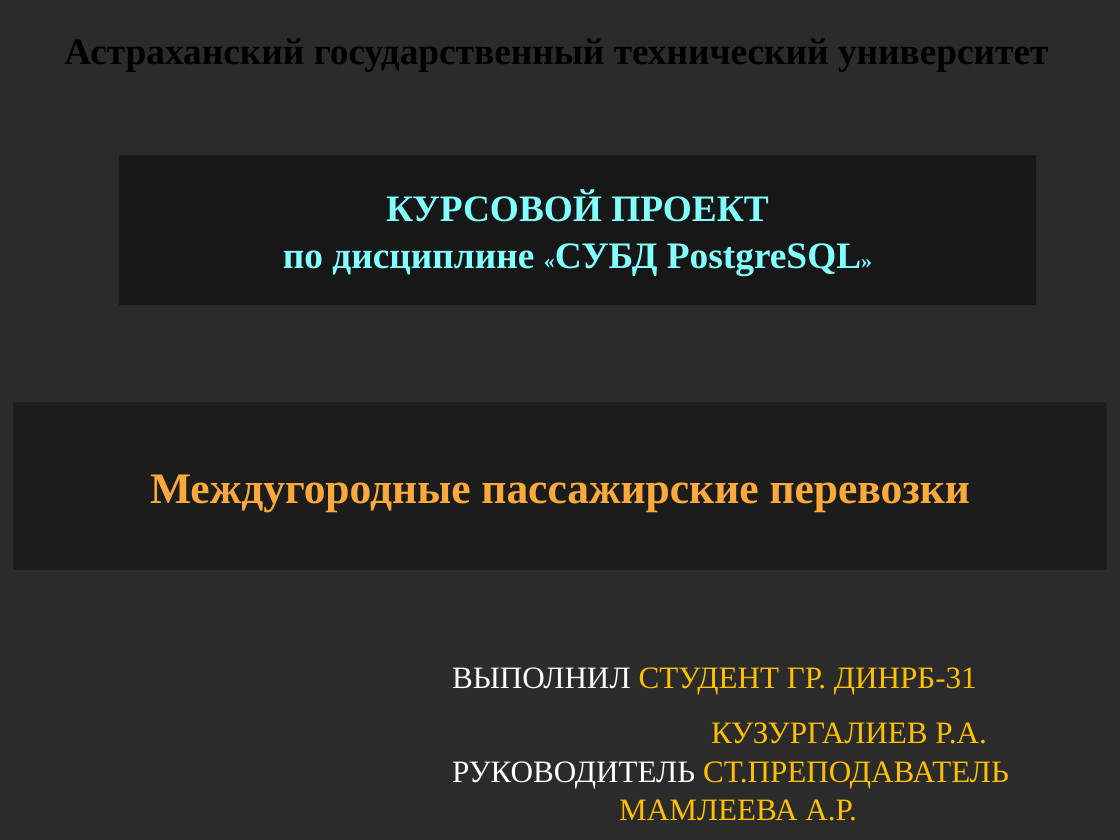
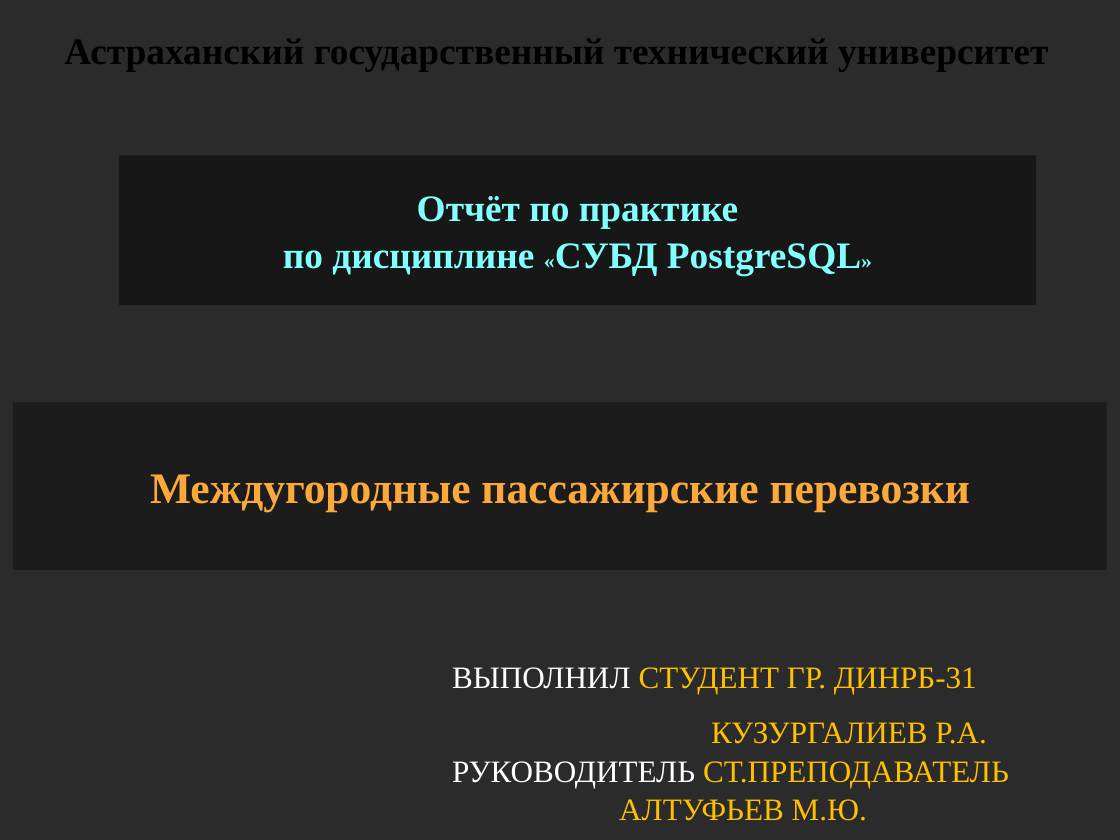
Before and after one commit to RAdKuzur/ASTU, a slide deck: slide 1 of зимняя практика 2023-24/Курсовая презентация Мамлеева.odp. Drawn at 1120x840 pixels with LibreOffice and Linux fonts; fonts in the diff are those of the drawing; background and template pictures are left out; a plain dark background stands for a picture behind light text. Boxes give left, top, right and bottom in pixels: in the first picture for what was removed or moved away, otherwise in the second. Text is boxed around its words. In the diff, an @@ line names an element or a change of style, - is before the commit and + after.

```diff
--- a/зимняя практика 2023-24/Курсовая презентация Мамлеева.odp
+++ b/зимняя практика 2023-24/Курсовая презентация Мамлеева.odp
@@ text in rectangle at box(417, 196, 738, 229): text changed @@
-КУРСОВОЙ ПРОЕКТ
+Отчёт по практике
@@ text at box(452, 761, 1009, 821): text changed @@
-  РУКОВОДИТЕЛЬ СТ.ПРЕПОДАВАТЕЛЬ МАМЛЕЕВА А.Р.
+  РУКОВОДИТЕЛЬ СТ.ПРЕПОДАВАТЕЛЬ АЛТУФЬЕВ М.Ю.
```
Also in this commit, not shown: 1 other slide changed, 3 slides added, 3 slides removed, 2 other files.
